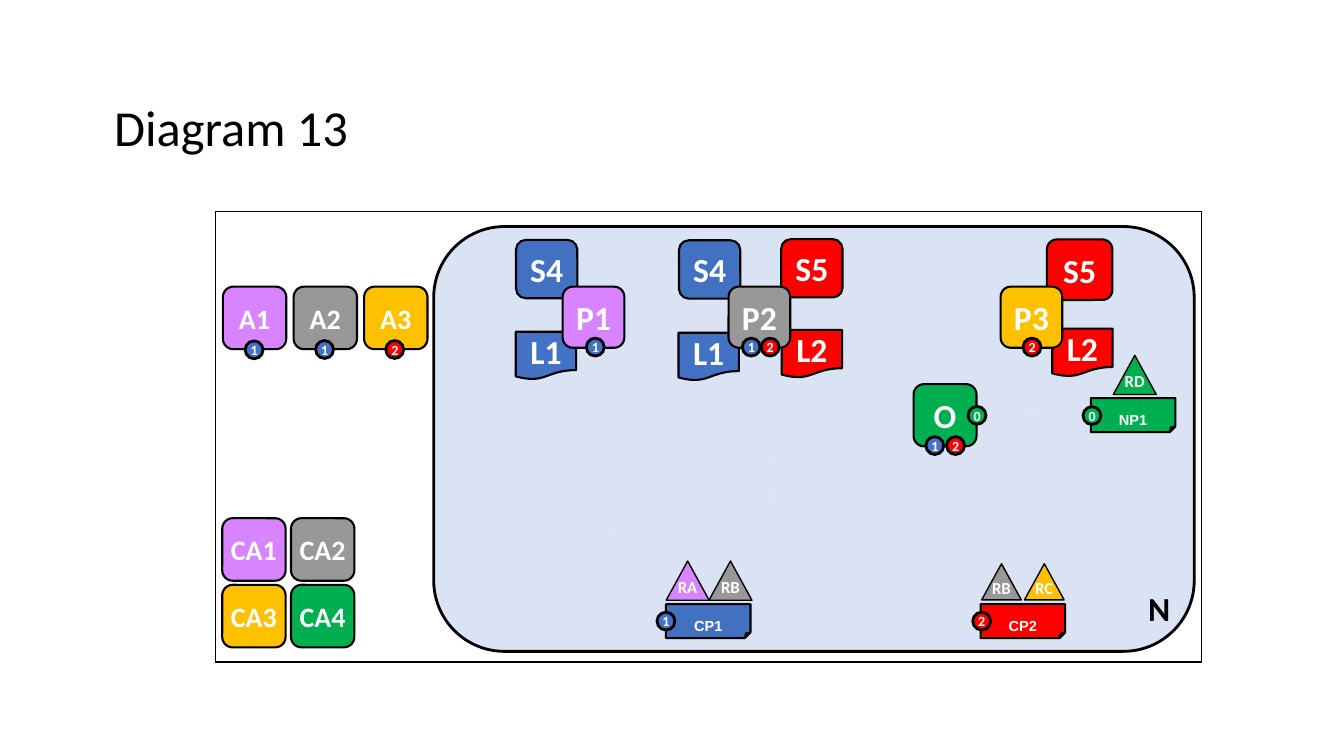
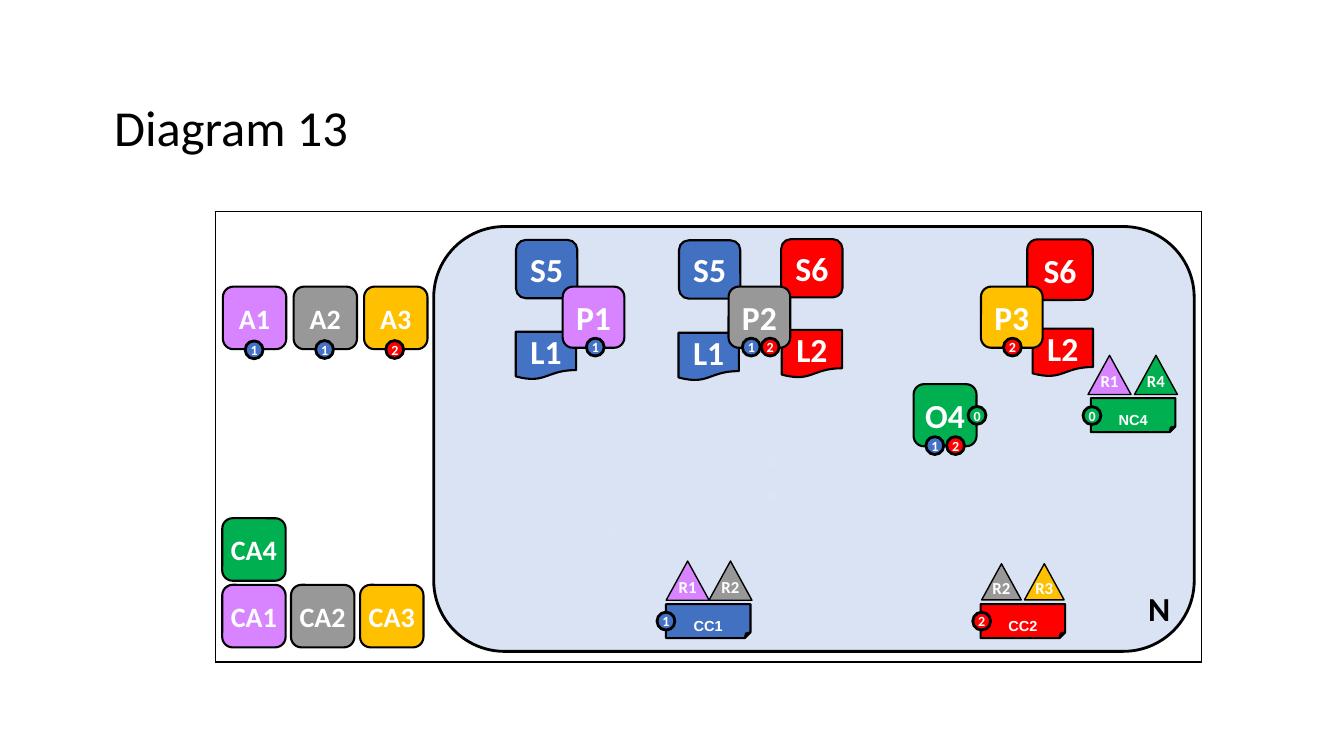
Before and after one commit to hyperledger/fabric, a slide deck: slide 24 of docs/source/diagrams/diagrams.pptx (slide 22 before the commit). Drawn at 1344x756 pixels with LibreOffice and Linux fonts; fonts in the diff are those of the drawing. Boxes give left, top, right and bottom in pixels: in the first picture for what was removed or moved away, otherwise in the second. Text is boxed around its words. In the diff, an @@ line names an element or a change of style, - is before the commit and + after.

```diff
--- a/docs/source/diagrams/diagrams.pptx
+++ b/docs/source/diagrams/diagrams.pptx
@@ rounded rectangle added at [781, 239, 843, 297], fill #FF0000, outline #000000 1.5 pt, 24 pt, text #FFFFFF, bold @@
+S6
@@ text in rounded rectangle at [530, 260, 563, 282]: text changed @@
-S4
+S5
@@ rounded rectangle "S5": place and size @@
-rounded rectangle "S5" at [781, 239, 843, 297]
+rounded rectangle "S5" at [680, 240, 741, 298]
@@ rounded rectangle "S5" at [680, 240, 741, 298]: fill #FF0000 to #4271C2 @@
@@ rounded rectangle removed at [680, 240, 741, 298] @@
-S4
@@ rounded rectangle added at [1027, 240, 1093, 300], fill #FF0000, outline #000000 1.5 pt, 24 pt, text #FFFFFF, bold @@
+S6
@@ rounded rectangle removed at [1048, 240, 1113, 300] @@
-S5
@@ 1 ellipse, 1 flow chart document, 1 rounded rectangle: place and size @@
-1 ellipse, 1 flow chart document, 1 rounded rectangle at [1001, 286, 1113, 376]
+1 ellipse, 1 flow chart document, 1 rounded rectangle at [981, 286, 1093, 376]
@@ triangle added at [1089, 355, 1132, 394], fill #D883FF, outline #000000 1 pt, 12 pt, text #FFFFFF, bold @@
+R1
@@ triangle removed at [1114, 355, 1157, 394] @@
-RD
@@ triangle added at [1135, 355, 1179, 394], fill #00B050, outline #000000 1 pt, 12 pt, text #FFFFFF, bold @@
+R4
@@ text in rounded rectangle at [925, 406, 965, 437]: text changed @@
-O
+O4
@@ text in folded corner at [1119, 415, 1148, 425]: text changed @@
-NP1
+NC4
@@ rounded rectangle "CA4": place and size @@
-rounded rectangle "CA4" at [291, 585, 355, 647]
+rounded rectangle "CA4" at [222, 518, 285, 581]
@@ rounded rectangle "CA1": place and size @@
-rounded rectangle "CA1" at [222, 518, 285, 581]
+rounded rectangle "CA1" at [222, 585, 285, 647]
@@ rounded rectangle "CA2": place and size @@
-rounded rectangle "CA2" at [291, 518, 355, 581]
+rounded rectangle "CA2" at [291, 585, 355, 647]
@@ rounded rectangle "CA3": place and size @@
-rounded rectangle "CA3" at [222, 585, 285, 647]
+rounded rectangle "CA3" at [360, 585, 423, 647]
@@ text in triangle at [679, 582, 697, 593]: text changed @@
-RA
+R1
@@ text in triangle at [721, 582, 739, 593]: text changed @@
-RB
+R2
@@ text in triangle at [992, 580, 1010, 594]: text changed @@
-RB
+R2
@@ text in triangle at [1035, 580, 1053, 594]: text changed @@
-RC
+R3
@@ text in folded corner at [694, 621, 723, 631]: text changed @@
-CP1
+CC1
@@ text in folded corner at [1008, 621, 1037, 631]: text changed @@
-CP2
+CC2
```
Also in this commit, not shown: 15 other slides changed, 4 slides added, 18 other files.
